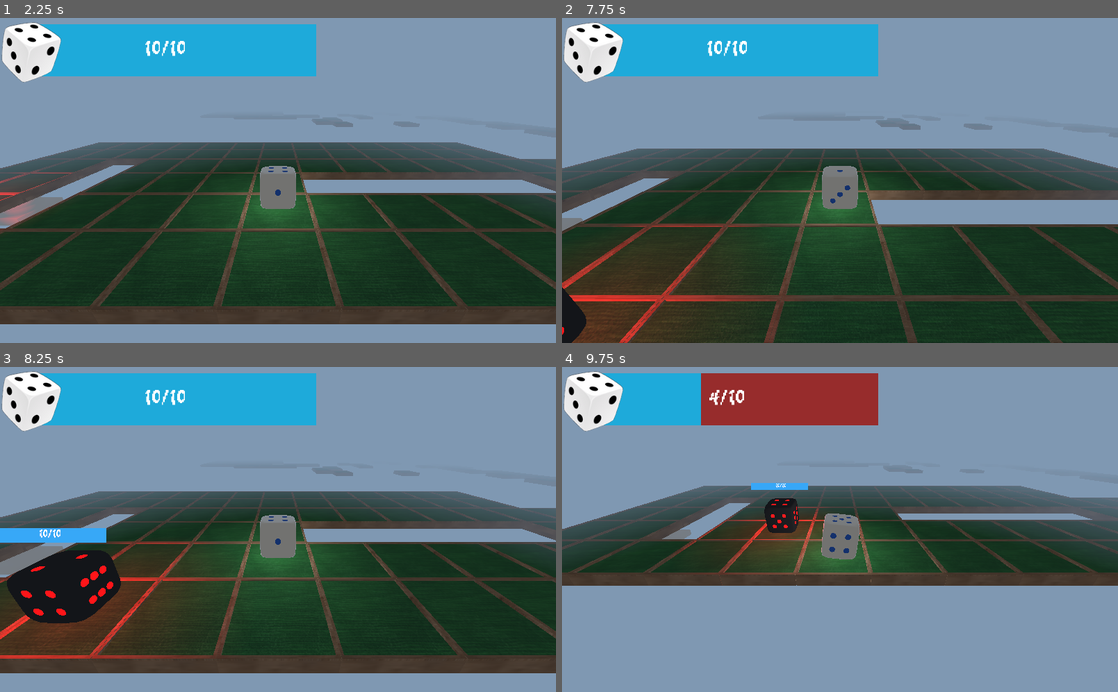
Above: before the commit, frames 1-4 (two rows, left to right).
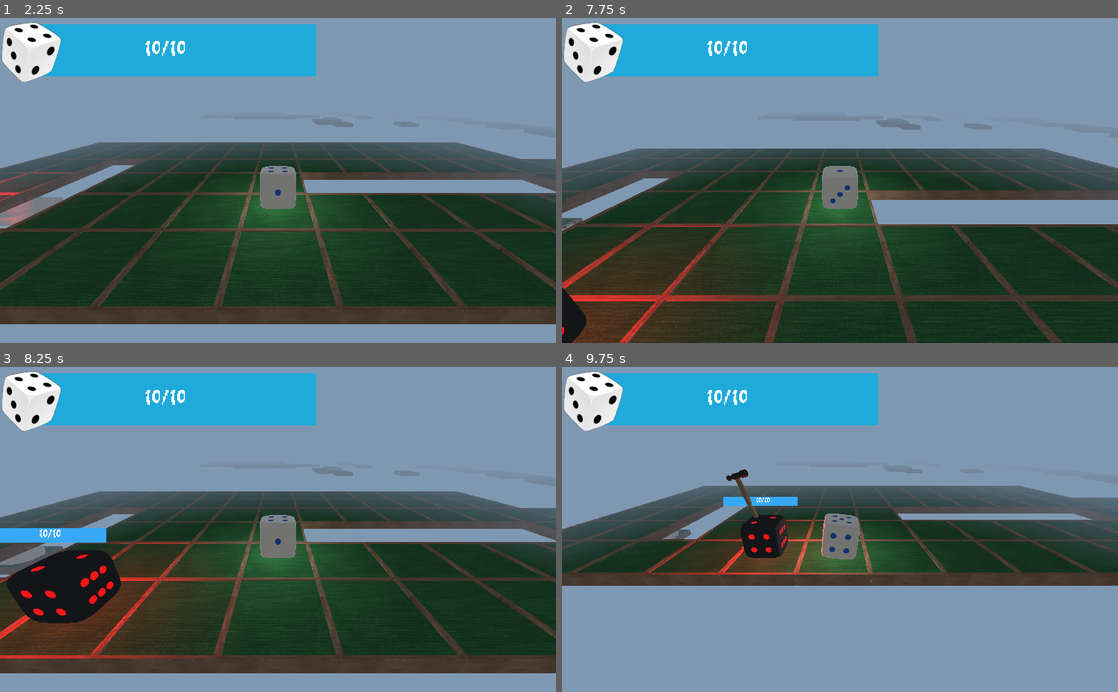
Above: after the commit, the same moments.

Repository: ayylol/Dice
Game: Godot game, scene res://Root.tscn
Same seed, same stepped clock (60 frames per second), same inputs: the game is played once before the commit and once after it.
Inputs:
- Up to frame 1 (2.25 s): tap Enter at 0.5, 2 s; hold D (right) 0.53-1.28 s; tap Space at 1.25 s; hold S (backwards) 1.28-2.03 s; hold D (right) from 2.03 s (still down)
- Up to frame 2 (7.75 s): tap Space at 2.75, 4.25 s; release D (right) at 2.78 s; hold W (forwards) 2.78-3.53 s; tap Enter at 3.5 s; hold A (left) 3.53-5.03 s; hold S (backwards) 5.03-5.78 s; hold D (right) 5.78-6.53 s; hold W (forwards) 6.53-7.28 s; hold D (right) from 7.28 s (still down)
- Up to frame 3 (8.25 s): release D (right) at 8.03 s; hold S (backwards) from 8.03 s (still down)
- Up to frame 4 (9.75 s): release S (backwards) at 8.78 s; hold A (left) 8.78-9.53 s; hold W (forwards) from 9.53 s (still down)

Frame 1 is identical in both runs. In frame 2, less than 0.1% of the frame differs, in the area x 0-4%, y 61-65%; in frame 3, 0.2%; in frame 4, 8.4%, in the area x 14-57%, y 1-68%.

Commit message:
Added hit animation

Diff:
--- a/Directions.gd
+++ b/Directions.gd
@@ -36,3 +36,14 @@
 		Vector2(0,-1):
 			return FORWARD
 	return -1
+
+func dir_to_rad(dir):
+	match dir:
+		FORWARD:
+			return 0
+		BACKWARD:
+			return PI
+		LEFT:
+			return PI/2
+		RIGHT:
+			return (3*PI)/2
--- a/Entities/Dice.gd
+++ b/Entities/Dice.gd
@@ -21,6 +21,8 @@
 var _moves_left = 0
 var _has_attacked = false
 var _can_move = true
+var _hit_dir
+var _hit_target
 
 onready var health = max_health
 
@@ -29,6 +31,9 @@
 onready var jump_anim = $JumpAnimation
 onready var mesh = $MeshRoot/Mesh
 onready var mesh_root = $MeshRoot
+onready var hammer_root = $MeshRoot/HammerRoot
+onready var hammer = $MeshRoot/HammerRoot/Hammer
+onready var hit_anim = $MeshRoot/HammerRoot/Hammer/HitAnimation
 onready var offset = Vector3(0,height_offset,0)
 
 func _ready():
@@ -72,10 +77,12 @@
 					if (((is_in_group("Friendly") and on_next_tile.is_in_group("Enemy"))
 						or (is_in_group("Enemy") and on_next_tile.is_in_group("Friendly")))
 						and (not _has_attacked)): # Attack
-							on_next_tile.damage(get_side(direction).val)
-							_has_attacked = true
-							emit_signal("attacked")
-							_did_move()
+							_hit_dir = direction
+							_hit_target = on_next_tile
+							hammer_root.show()
+							hammer_root.rotation.y = Directions.dir_to_rad(_hit_dir) + PI
+							hit_anim.play("Hit")
+							_can_move = false
 					else:
 						emit_signal("failed_to_move")
 					return
@@ -163,3 +170,11 @@
 		return a.get_node("Tip").global_transform.origin.z < b.get_node("Tip").global_transform.origin.z
 	static func back_most(a, b) -> bool:
 		return a.get_node("Tip").global_transform.origin.z > b.get_node("Tip").global_transform.origin.z
+
+func _on_HitAnimation_animation_finished(anim_name):
+	hammer_root.hide()
+	_hit_target.damage(get_side(_hit_dir).val)
+	_has_attacked = true
+	_can_move = true
+	_did_move()
+	emit_signal("attacked")
--- a/Entities/Dice.tscn
+++ b/Entities/Dice.tscn
@@ -1,6 +1,73 @@
-[gd_scene load_steps=4 format=2]
+[gd_scene load_steps=8 format=2]
 
 [ext_resource path="res://Entities/Dice.gd" type="Script" id=1]
+[ext_resource path="res://Entities/Assets/hammer.obj" type="ArrayMesh" id=2]
+[ext_resource path="res://Entities/Assets/Enemies/EnemyBaseColor.material" type="Material" id=3]
+[ext_resource path="res://map/Assets/OuterTile.tres" type="Material" id=4]
+
+[sub_resource type="Animation" id=4]
+resource_name = "Hit"
+length = 10.0
+tracks/0/type = "bezier"
+tracks/0/path = NodePath("Hammer:rotation_degrees:x")
+tracks/0/interp = 1
+tracks/0/loop_wrap = true
+tracks/0/imported = false
+tracks/0/enabled = true
+tracks/0/keys = {
+"points": PoolRealArray( 0, -0.25, 0, 0.3, -1.00731, -16.1206, -0.5, -0.482254, 0.9, -1.44676, 71.9997, -0.25, 0, 0.5, 0.0340118, 72, 0, 0, 0.5, -18.1041, 0, -0.25, 0, 0.25, 0 ),
+"times": PoolRealArray( 0, 1.6, 3.2, 3.3, 10 )
+}
+tracks/1/type = "bezier"
+tracks/1/path = NodePath("Hammer:rotation_degrees:y")
+tracks/1/interp = 1
+tracks/1/loop_wrap = true
+tracks/1/imported = false
+tracks/1/enabled = false
+tracks/1/keys = {
+"points": PoolRealArray( 180, -0.25, 0, 0.25, 0 ),
+"times": PoolRealArray( 0 )
+}
+tracks/2/type = "bezier"
+tracks/2/path = NodePath("Hammer:rotation_degrees:z")
+tracks/2/interp = 1
+tracks/2/loop_wrap = true
+tracks/2/imported = false
+tracks/2/enabled = false
+tracks/2/keys = {
+"points": PoolRealArray( 0, -0.25, 0, 0.25, 0 ),
+"times": PoolRealArray( 0 )
+}
+tracks/3/type = "bezier"
+tracks/3/path = NodePath("Hammer:scale:x")
+tracks/3/interp = 1
+tracks/3/loop_wrap = true
+tracks/3/imported = false
+tracks/3/enabled = false
+tracks/3/keys = {
+"points": PoolRealArray( 1, -0.25, 0, 0.25, 0 ),
+"times": PoolRealArray( 10 )
+}
+tracks/4/type = "bezier"
+tracks/4/path = NodePath("Hammer:scale:y")
+tracks/4/interp = 1
+tracks/4/loop_wrap = true
+tracks/4/imported = false
+tracks/4/enabled = true
+tracks/4/keys = {
+"points": PoolRealArray( 0, -0.25, 0, 0.25, 0, 0.55, -0.4, -0.00846684, 0.25, 0, 0.55, -0.25, 0, 2.9591, 0.384109, 0, -0.25, 0, 0.25, 0 ),
+"times": PoolRealArray( 0.1, 1.3, 3.2, 10 )
+}
+tracks/5/type = "bezier"
+tracks/5/path = NodePath("Hammer:scale:z")
+tracks/5/interp = 1
+tracks/5/loop_wrap = true
+tracks/5/imported = false
+tracks/5/enabled = false
+tracks/5/keys = {
+"points": PoolRealArray( 1, -0.25, 0, 0.25, 0 ),
+"times": PoolRealArray( 10 )
+}
 
 [sub_resource type="ConcavePolygonShape" id=2]
 data = PoolVector3Array( -1, 1, 1, 1, 1, 1, -1, -1, 1, 1, 1, 1, 1, -1, 1, -1, -1, 1, 1, 1, -1, -1, 1, -1, 1, -1, -1, -1 …(284 unchanged characters)…
@@ -77,6 +144,22 @@
 [node name="OmniLight" type="OmniLight" parent="MeshRoot"]
 omni_range = 7.27278
 
+[node name="HammerRoot" type="Spatial" parent="MeshRoot"]
+visible = false
+
+[node name="Hammer" type="MeshInstance" parent="MeshRoot/HammerRoot"]
+transform = Transform( 0.55, 0, 0, 0, 0, 0, 0, 0, 0.55, 0, 0, 0 )
+mesh = ExtResource( 2 )
+skeleton = NodePath("../..")
+material/0 = ExtResource( 4 )
+material/1 = ExtResource( 3 )
+
+[node name="HitAnimation" type="AnimationPlayer" parent="MeshRoot/HammerRoot/Hammer"]
+root_node = NodePath("../..")
+playback_speed = 7.74
+method_call_mode = 1
+anims/Hit = SubResource( 4 )
+
 [node name="CollisionShape" type="CollisionShape" parent="."]
 shape = SubResource( 2 )
 
@@ -86,5 +169,6 @@
 playback_speed = 40.0
 anims/move = SubResource( 3 )
 
+[connection signal="animation_finished" from="MeshRoot/HammerRoot/Hammer/HitAnimation" to="." method="_on_HitAnimation_animation_finished"]
 [connection signal="tween_all_completed" from="MoveTween" to="." method="_on_RotateTween_tween_all_completed"]
 [connection signal="tween_step" from="MoveTween" to="." method="_on_RotateTween_tween_step"]
Not shown, added: Entities/Assets/hammer.obj
Not shown, added: Entities/Assets/hammer.obj.import
